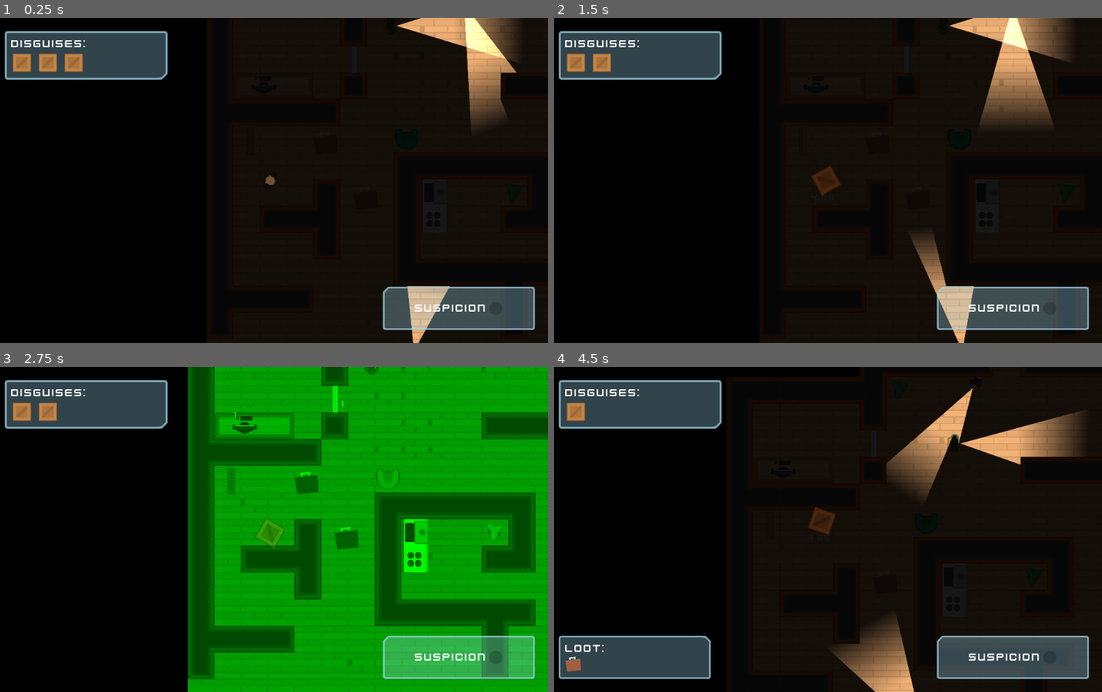
Above: before the commit, frames 1-4 (two rows, left to right).
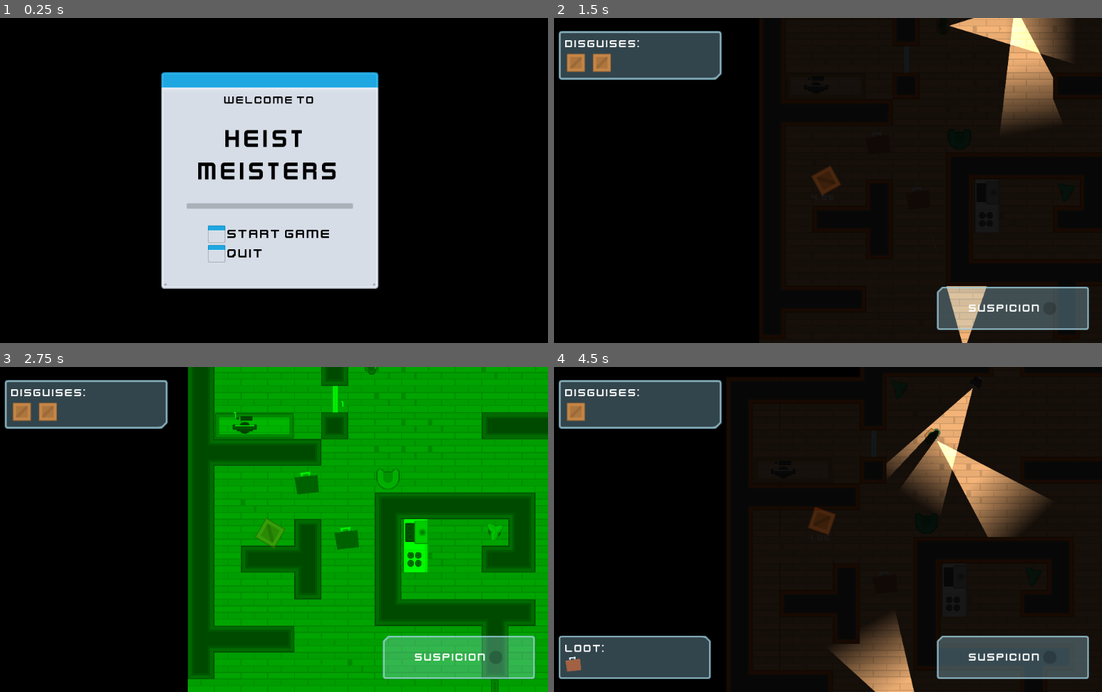
Above: after the commit, the same moments.

Repository: oboshape-godot/4-Heist-Meisters-3.2
Game: Godot game, scene res://Scenes/Levels/Lobby.tscn
Two runs of this game, one before a commit and one after it. Both use one fixed random seed, a clock stepped at 60 frames per second and the inputs below. Before the commit the project starts from res://Scenes/Levels/Level1.tscn. Sound files missing from this copy of the repository are replaced by a short silence.
Inputs (mouse positions are in pixels of both pictures, inside the frame that each line leads up to):
- Up to frame 1 (0.25 s): no input
- Up to frame 2 (1.5 s): click (773, 235) at 0.52 s; move the mouse to (806, 141) at 1.27 s; hold D (move_right) from 1.28 s (still down); tap E (toggle_disguise) at 1.35 s; click (806, 141) at 1.42 s
- Up to frame 3 (2.75 s): move the mouse to (345, 409) at 2.02 s; release D (move_right) at 2.03 s; hold S (move_down) from 2.03 s (still down); tap Space (toggle_vision_mode) at 2.1 s; click (345, 409) at 2.17 s
- Up to frame 4 (4.5 s): move the mouse to (800, 425) at 2.77 s; release S (move_down) at 2.78 s; hold D (move_right) 2.78-3.53 s; tap E (toggle_disguise) at 2.85, 4.35 s; click (800, 425) at 2.92 s; move the mouse to (795, 594) at 3.52 s; hold W (move_up) 3.53-4.28 s; tap Space (toggle_vision_mode) at 3.6 s; click (795, 594) at 3.67 s; move the mouse to (992, 578) at 4.27 s; hold A (move_left) from 4.28 s (still down)

The runs differ from the first frame. In frame 1, 37% of the frame differs, in the area x 0-98%, y 0-100%; in frame 2, 2.5%; in frame 3, 0.1%; in frame 4, 5.3%.

Commit message:
added lobby, win, lose scenes

Diff:
--- a/Interface/SuspicionMeter.gd
+++ b/Interface/SuspicionMeter.gd
@@ -13,7 +13,8 @@
 func player_seen() -> void:
 	value += step * suspicion_multiplier
 	if value >= max_value:
-		end_game()
+		if get_tree().change_scene("res://Scenes/Levels/LoseScreen.tscn") !=OK :
+			print("error changing scene in suspicion script")
 
 
 func end_game() -> void:
--- a/Interface/White_Label_text_style.tres
+++ b/Interface/White_Label_text_style.tres
@@ -20,7 +20,7 @@
 
 [resource]
 default_font = SubResource( 7 )
-ItemList/colors/font_color = Color( 0.63, 0.63, 0.63, 1 )
+ItemList/colors/font_color = Color( 0, 0, 0, 1 )
 ItemList/colors/font_color_selected = Color( 1, 1, 1, 1 )
 ItemList/colors/guide_color = Color( 0, 0, 0, 0.1 )
 ItemList/constants/hseparation = 4
--- /dev/null
+++ b/Scenes/BackgroundMusic.tscn
@@ -0,0 +1,8 @@
+[gd_scene load_steps=2 format=2]
+
+[ext_resource path="res://Imported Assets/SFX/Music/StealthintheWoods.ogg" type="AudioStream" id=1]
+
+[node name="AudioStreamPlayer" type="AudioStreamPlayer"]
+stream = ExtResource( 1 )
+volume_db = -15.0
+autoplay = true
--- a/Scenes/Exit.gd
+++ b/Scenes/Exit.gd
@@ -4,4 +4,4 @@
 
 func _on_Area2D_body_entered(_body):
 	if _body.has_node("Briefcase"):
-		get_tree().quit()
+		get_tree().change_scene("res://Scenes/Levels/WinScreen.tscn")
--- a/Scenes/Levels/Level1.tscn
+++ b/Scenes/Levels/Level1.tscn
@@ -771,7 +771,7 @@
 position = Vector2( 1154.69, 101.765 )
 
 [node name="Door" parent="Doors" index="0" instance=ExtResource( 6 )]
-position = Vector2( 104.954, 356.347 )
+position = Vector2( 735.244, 864.437 )
 rotation = -1.57079
 
 [node name="Door2" parent="Doors" index="1" instance=ExtResource( 6 )]
--- /dev/null
+++ b/Scenes/Levels/Lobby.gd
@@ -0,0 +1,11 @@
+extends Control
+
+
+
+func _on_StartButton_pressed():
+	if get_tree().change_scene("res://Scenes/Levels/Level1.tscn") != OK:
+		print ("error changing scene on Lobby")
+
+
+func _on_QuitButton_pressed():
+	get_tree().quit()
--- /dev/null
+++ b/Scenes/Levels/Lobby.tscn
@@ -0,0 +1,168 @@
+[gd_scene load_steps=12 format=2]
+
+[ext_resource path="res://Imported Assets/GFX/Interface/Fonts/kenvector_future_thin.ttf" type="DynamicFontData" id=1]
+[ext_resource path="res://Imported Assets/GFX/Interface/Fonts/kenvector_future.ttf" type="DynamicFontData" id=2]
+[ext_resource path="res://Interface/White_Label_text_style.tres" type="Theme" id=3]
+[ext_resource path="res://Interface/NumPadThemeMain.tres" type="Theme" id=4]
+[ext_resource path="res://Scenes/Levels/Lobby.gd" type="Script" id=5]
+[ext_resource path="res://Imported Assets/GFX/Interface/PNG/metalPanel_blue.png" type="Texture" id=6]
+[ext_resource path="res://Imported Assets/GFX/Interface/PNG/barHorizontal_shadow_mid.png" type="Texture" id=7]
+[ext_resource path="res://Imported Assets/GFX/Interface/PNG/barHorizontal_shadow_right.png" type="Texture" id=8]
+[ext_resource path="res://Imported Assets/GFX/Interface/PNG/barHorizontal_shadow_left.png" type="Texture" id=9]
+
+[sub_resource type="DynamicFont" id=1]
+size = 50
+font_data = ExtResource( 1 )
+
+[sub_resource type="DynamicFont" id=2]
+size = 24
+font_data = ExtResource( 2 )
+
+[node name="Lobby" type="Control"]
+anchor_right = 1.0
+anchor_bottom = 1.0
+script = ExtResource( 5 )
+__meta__ = {
+"_edit_use_anchors_": false
+}
+
+[node name="CenterContainer" type="CenterContainer" parent="."]
+anchor_right = 1.0
+anchor_bottom = 1.0
+__meta__ = {
+"_edit_use_anchors_": false
+}
+
+[node name="background" type="NinePatchRect" parent="CenterContainer"]
+margin_left = 312.0
+margin_top = 100.0
+margin_right = 712.0
+margin_bottom = 500.0
+rect_min_size = Vector2( 400, 400 )
+texture = ExtResource( 6 )
+patch_margin_left = 15
+patch_margin_top = 30
+patch_margin_right = 15
+patch_margin_bottom = 15
+
+[node name="VBoxContainer" type="VBoxContainer" parent="CenterContainer/background"]
+anchor_right = 1.0
+anchor_bottom = 1.0
+margin_left = 12.0
+margin_top = 40.0
+margin_right = -12.0
+margin_bottom = -12.0
+custom_constants/separation = 31
+__meta__ = {
+"_edit_use_anchors_": false
+}
+
+[node name="welcome label" type="Label" parent="CenterContainer/background/VBoxContainer"]
+margin_right = 376.0
+margin_bottom = 23.0
+theme = ExtResource( 4 )
+text = "WELCOME TO"
+align = 1
+valign = 1
+
+[node name="title label" type="Label" parent="CenterContainer/background/VBoxContainer"]
+margin_top = 54.0
+margin_right = 376.0
+margin_bottom = 171.0
+theme = ExtResource( 4 )
+custom_fonts/font = SubResource( 1 )
+text = "HEIST
+MEISTERS"
+align = 1
+valign = 1
+
+[node name="HBoxContainer" type="HBoxContainer" parent="CenterContainer/background/VBoxContainer"]
+margin_top = 202.0
+margin_right = 376.0
+margin_bottom = 212.0
+custom_constants/separation = 0
+alignment = 1
+
+[node name="left" type="TextureRect" parent="CenterContainer/background/VBoxContainer/HBoxContainer"]
+modulate = Color( 0.960784, 0.0431373, 0.0431373, 1 )
+margin_left = 35.0
+margin_right = 38.0
+margin_bottom = 10.0
+rect_min_size = Vector2( 3, 10 )
+texture = ExtResource( 9 )
+expand = true
+
+[node name="middle" type="TextureRect" parent="CenterContainer/background/VBoxContainer/HBoxContainer"]
+modulate = Color( 0.960784, 0.0431373, 0.0431373, 1 )
+margin_left = 38.0
+margin_right = 338.0
+margin_bottom = 10.0
+rect_min_size = Vector2( 300, 0 )
+texture = ExtResource( 7 )
+expand = true
+
+[node name="left2" type="TextureRect" parent="CenterContainer/background/VBoxContainer/HBoxContainer"]
+modulate = Color( 0.960784, 0.0431373, 0.0431373, 1 )
+margin_left = 338.0
+margin_right = 341.0
+margin_bottom = 10.0
+rect_min_size = Vector2( 3, 10 )
+texture = ExtResource( 8 )
+expand = true
+
+[node name="button container" type="CenterContainer" parent="CenterContainer/background/VBoxContainer"]
+margin_top = 243.0
+margin_right = 376.0
+margin_bottom = 311.0
+
+[node name="GridContainer" type="GridContainer" parent="CenterContainer/background/VBoxContainer/button container"]
+margin_left = 74.0
+margin_right = 302.0
+margin_bottom = 68.0
+theme = ExtResource( 3 )
+columns = 2
+
+[node name="StartButton" type="Button" parent="CenterContainer/background/VBoxContainer/button container/GridContainer"]
+margin_right = 32.0
+margin_bottom = 32.0
+rect_min_size = Vector2( 32, 32 )
+rect_clip_content = true
+theme = ExtResource( 4 )
+icon = ExtResource( 6 )
+expand_icon = true
+
+[node name="Label" type="Label" parent="CenterContainer/background/VBoxContainer/button container/GridContainer"]
+margin_left = 36.0
+margin_top = 2.0
+margin_right = 228.0
+margin_bottom = 29.0
+theme = ExtResource( 4 )
+custom_fonts/font = SubResource( 2 )
+text = "Start Game"
+__meta__ = {
+"_edit_use_anchors_": false
+}
+
+[node name="QuitButton" type="Button" parent="CenterContainer/background/VBoxContainer/button container/GridContainer"]
+margin_top = 36.0
+margin_right = 32.0
+margin_bottom = 68.0
+rect_min_size = Vector2( 32, 32 )
+rect_clip_content = true
+theme = ExtResource( 4 )
+icon = ExtResource( 6 )
+expand_icon = true
+
+[node name="Label2" type="Label" parent="CenterContainer/background/VBoxContainer/button container/GridContainer"]
+margin_left = 36.0
+margin_top = 38.0
+margin_right = 228.0
+margin_bottom = 65.0
+theme = ExtResource( 4 )
+custom_fonts/font = SubResource( 2 )
+text = "Quit"
+__meta__ = {
+"_edit_use_anchors_": false
+}
+[connection signal="pressed" from="CenterContainer/background/VBoxContainer/button container/GridContainer/StartButton" to="." method="_on_StartButton_pressed"]
+[connection signal="pressed" from="CenterContainer/background/VBoxContainer/button container/GridContainer/QuitButton" to="." method="_on_QuitButton_pressed"]
--- /dev/null
+++ b/Scenes/Levels/LoseScreen.tscn
@@ -0,0 +1,159 @@
+[gd_scene load_steps=12 format=2]
+
+[ext_resource path="res://Imported Assets/GFX/Interface/Fonts/kenvector_future_thin.ttf" type="DynamicFontData" id=1]
+[ext_resource path="res://Imported Assets/GFX/Interface/Fonts/kenvector_future.ttf" type="DynamicFontData" id=2]
+[ext_resource path="res://Interface/White_Label_text_style.tres" type="Theme" id=3]
+[ext_resource path="res://Interface/NumPadThemeMain.tres" type="Theme" id=4]
+[ext_resource path="res://Scenes/Levels/Lobby.gd" type="Script" id=5]
+[ext_resource path="res://Imported Assets/GFX/Interface/PNG/metalPanel_blue.png" type="Texture" id=6]
+[ext_resource path="res://Imported Assets/GFX/Interface/PNG/barHorizontal_shadow_mid.png" type="Texture" id=7]
+[ext_resource path="res://Imported Assets/GFX/Interface/PNG/barHorizontal_shadow_right.png" type="Texture" id=8]
+[ext_resource path="res://Imported Assets/GFX/Interface/PNG/barHorizontal_shadow_left.png" type="Texture" id=9]
+
+[sub_resource type="DynamicFont" id=1]
+size = 50
+font_data = ExtResource( 1 )
+
+[sub_resource type="DynamicFont" id=2]
+size = 24
+font_data = ExtResource( 2 )
+
+[node name="Lobby" type="Control"]
+anchor_right = 1.0
+anchor_bottom = 1.0
+script = ExtResource( 5 )
+__meta__ = {
+"_edit_use_anchors_": false
+}
+
+[node name="CenterContainer" type="CenterContainer" parent="."]
+anchor_right = 1.0
+anchor_bottom = 1.0
+__meta__ = {
+"_edit_use_anchors_": false
+}
+
+[node name="background" type="NinePatchRect" parent="CenterContainer"]
+margin_left = 312.0
+margin_top = 100.0
+margin_right = 712.0
+margin_bottom = 500.0
+rect_min_size = Vector2( 400, 400 )
+texture = ExtResource( 6 )
+patch_margin_left = 15
+patch_margin_top = 30
+patch_margin_right = 15
+patch_margin_bottom = 15
+
+[node name="VBoxContainer" type="VBoxContainer" parent="CenterContainer/background"]
+anchor_right = 1.0
+anchor_bottom = 1.0
+margin_left = 12.0
+margin_top = 40.0
+margin_right = -12.0
+margin_bottom = -12.0
+custom_constants/separation = 31
+__meta__ = {
+"_edit_use_anchors_": false
+}
+
+[node name="title label" type="Label" parent="CenterContainer/background/VBoxContainer"]
+margin_right = 376.0
+margin_bottom = 117.0
+theme = ExtResource( 4 )
+custom_fonts/font = SubResource( 1 )
+text = "You were
+Caught!"
+align = 1
+valign = 1
+
+[node name="HBoxContainer" type="HBoxContainer" parent="CenterContainer/background/VBoxContainer"]
+margin_top = 148.0
+margin_right = 376.0
+margin_bottom = 158.0
+custom_constants/separation = 0
+alignment = 1
+
+[node name="left" type="TextureRect" parent="CenterContainer/background/VBoxContainer/HBoxContainer"]
+modulate = Color( 0.960784, 0.0431373, 0.0431373, 1 )
+margin_left = 35.0
+margin_right = 38.0
+margin_bottom = 10.0
+rect_min_size = Vector2( 3, 10 )
+texture = ExtResource( 9 )
+expand = true
+
+[node name="middle" type="TextureRect" parent="CenterContainer/background/VBoxContainer/HBoxContainer"]
+modulate = Color( 0.960784, 0.0431373, 0.0431373, 1 )
+margin_left = 38.0
+margin_right = 338.0
+margin_bottom = 10.0
+rect_min_size = Vector2( 300, 0 )
+texture = ExtResource( 7 )
+expand = true
+
+[node name="left2" type="TextureRect" parent="CenterContainer/background/VBoxContainer/HBoxContainer"]
+modulate = Color( 0.960784, 0.0431373, 0.0431373, 1 )
+margin_left = 338.0
+margin_right = 341.0
+margin_bottom = 10.0
+rect_min_size = Vector2( 3, 10 )
+texture = ExtResource( 8 )
+expand = true
+
+[node name="button container" type="CenterContainer" parent="CenterContainer/background/VBoxContainer"]
+margin_top = 189.0
+margin_right = 376.0
+margin_bottom = 257.0
+
+[node name="GridContainer" type="GridContainer" parent="CenterContainer/background/VBoxContainer/button container"]
+margin_left = 110.0
+margin_right = 266.0
+margin_bottom = 68.0
+theme = ExtResource( 3 )
+columns = 2
+
+[node name="StartButton" type="Button" parent="CenterContainer/background/VBoxContainer/button container/GridContainer"]
+margin_right = 32.0
+margin_bottom = 32.0
+rect_min_size = Vector2( 32, 32 )
+rect_clip_content = true
+theme = ExtResource( 4 )
+icon = ExtResource( 6 )
+expand_icon = true
+
+[node name="Label" type="Label" parent="CenterContainer/background/VBoxContainer/button container/GridContainer"]
+margin_left = 36.0
+margin_top = 2.0
+margin_right = 156.0
+margin_bottom = 29.0
+theme = ExtResource( 4 )
+custom_fonts/font = SubResource( 2 )
+text = "Replay"
+__meta__ = {
+"_edit_use_anchors_": false
+}
+
+[node name="QuitButton" type="Button" parent="CenterContainer/background/VBoxContainer/button container/GridContainer"]
+margin_top = 36.0
+margin_right = 32.0
+margin_bottom = 68.0
+rect_min_size = Vector2( 32, 32 )
+rect_clip_content = true
+theme = ExtResource( 4 )
+icon = ExtResource( 6 )
+expand_icon = true
+
+[node name="Label2" type="Label" parent="CenterContainer/background/VBoxContainer/button container/GridContainer"]
+margin_left = 36.0
+margin_top = 38.0
+margin_right = 156.0
+margin_bottom = 65.0
+theme = ExtResource( 4 )
+custom_fonts/font = SubResource( 2 )
+text = "Quit"
+__meta__ = {
+"_edit_use_anchors_": false
+}
+[connection signal="pressed" from="CenterContainer/background/VBoxContainer/button container/GridContainer/StartButton" to="." method="_on_StartButton_pressed"]
+[connection signal="pressed" from="CenterContainer/background/VBoxContainer/button container/GridContainer/QuitButton" to="." method="_on_QuitButton_pressed"]
--- /dev/null
+++ b/Scenes/Levels/WinScreen.tscn
@@ -0,0 +1,159 @@
+[gd_scene load_steps=12 format=2]
+
+[ext_resource path="res://Imported Assets/GFX/Interface/Fonts/kenvector_future_thin.ttf" type="DynamicFontData" id=1]
+[ext_resource path="res://Imported Assets/GFX/Interface/Fonts/kenvector_future.ttf" type="DynamicFontData" id=2]
+[ext_resource path="res://Interface/White_Label_text_style.tres" type="Theme" id=3]
+[ext_resource path="res://Interface/NumPadThemeMain.tres" type="Theme" id=4]
+[ext_resource path="res://Scenes/Levels/Lobby.gd" type="Script" id=5]
+[ext_resource path="res://Imported Assets/GFX/Interface/PNG/metalPanel_blue.png" type="Texture" id=6]
+[ext_resource path="res://Imported Assets/GFX/Interface/PNG/barHorizontal_shadow_mid.png" type="Texture" id=7]
+[ext_resource path="res://Imported Assets/GFX/Interface/PNG/barHorizontal_shadow_right.png" type="Texture" id=8]
+[ext_resource path="res://Imported Assets/GFX/Interface/PNG/barHorizontal_shadow_left.png" type="Texture" id=9]
+
+[sub_resource type="DynamicFont" id=1]
+size = 50
+font_data = ExtResource( 1 )
+
+[sub_resource type="DynamicFont" id=2]
+size = 24
+font_data = ExtResource( 2 )
+
+[node name="Lobby" type="Control"]
+anchor_right = 1.0
+anchor_bottom = 1.0
+script = ExtResource( 5 )
+__meta__ = {
+"_edit_use_anchors_": false
+}
+
+[node name="CenterContainer" type="CenterContainer" parent="."]
+anchor_right = 1.0
+anchor_bottom = 1.0
+__meta__ = {
+"_edit_use_anchors_": false
+}
+
+[node name="background" type="NinePatchRect" parent="CenterContainer"]
+margin_left = 312.0
+margin_top = 100.0
+margin_right = 712.0
+margin_bottom = 500.0
+rect_min_size = Vector2( 400, 400 )
+texture = ExtResource( 6 )
+patch_margin_left = 15
+patch_margin_top = 30
+patch_margin_right = 15
+patch_margin_bottom = 15
+
+[node name="VBoxContainer" type="VBoxContainer" parent="CenterContainer/background"]
+anchor_right = 1.0
+anchor_bottom = 1.0
+margin_left = 12.0
+margin_top = 40.0
+margin_right = -12.0
+margin_bottom = -12.0
+custom_constants/separation = 31
+__meta__ = {
+"_edit_use_anchors_": false
+}
+
+[node name="title label" type="Label" parent="CenterContainer/background/VBoxContainer"]
+margin_right = 376.0
+margin_bottom = 117.0
+theme = ExtResource( 4 )
+custom_fonts/font = SubResource( 1 )
+text = "You
+Escaped!"
+align = 1
+valign = 1
+
+[node name="HBoxContainer" type="HBoxContainer" parent="CenterContainer/background/VBoxContainer"]
+margin_top = 148.0
+margin_right = 376.0
+margin_bottom = 158.0
+custom_constants/separation = 0
+alignment = 1
+
+[node name="left" type="TextureRect" parent="CenterContainer/background/VBoxContainer/HBoxContainer"]
+modulate = Color( 0.960784, 0.0431373, 0.0431373, 1 )
+margin_left = 35.0
+margin_right = 38.0
+margin_bottom = 10.0
+rect_min_size = Vector2( 3, 10 )
+texture = ExtResource( 9 )
+expand = true
+
+[node name="middle" type="TextureRect" parent="CenterContainer/background/VBoxContainer/HBoxContainer"]
+modulate = Color( 0.960784, 0.0431373, 0.0431373, 1 )
+margin_left = 38.0
+margin_right = 338.0
+margin_bottom = 10.0
+rect_min_size = Vector2( 300, 0 )
+texture = ExtResource( 7 )
+expand = true
+
+[node name="left2" type="TextureRect" parent="CenterContainer/background/VBoxContainer/HBoxContainer"]
+modulate = Color( 0.960784, 0.0431373, 0.0431373, 1 )
+margin_left = 338.0
+margin_right = 341.0
+margin_bottom = 10.0
+rect_min_size = Vector2( 3, 10 )
+texture = ExtResource( 8 )
+expand = true
+
+[node name="button container" type="CenterContainer" parent="CenterContainer/background/VBoxContainer"]
+margin_top = 189.0
+margin_right = 376.0
+margin_bottom = 257.0
+
+[node name="GridContainer" type="GridContainer" parent="CenterContainer/background/VBoxContainer/button container"]
+margin_left = 83.0
+margin_right = 293.0
+margin_bottom = 68.0
+theme = ExtResource( 3 )
+columns = 2
+
+[node name="StartButton" type="Button" parent="CenterContainer/background/VBoxContainer/button container/GridContainer"]
+margin_right = 32.0
+margin_bottom = 32.0
+rect_min_size = Vector2( 32, 32 )
+rect_clip_content = true
+theme = ExtResource( 4 )
+icon = ExtResource( 6 )
+expand_icon = true
+
+[node name="Label" type="Label" parent="CenterContainer/background/VBoxContainer/button container/GridContainer"]
+margin_left = 36.0
+margin_top = 2.0
+margin_right = 210.0
+margin_bottom = 29.0
+theme = ExtResource( 4 )
+custom_fonts/font = SubResource( 2 )
+text = "Play Again"
+__meta__ = {
+"_edit_use_anchors_": false
+}
+
+[node name="QuitButton" type="Button" parent="CenterContainer/background/VBoxContainer/button container/GridContainer"]
+margin_top = 36.0
+margin_right = 32.0
+margin_bottom = 68.0
+rect_min_size = Vector2( 32, 32 )
+rect_clip_content = true
+theme = ExtResource( 4 )
+icon = ExtResource( 6 )
+expand_icon = true
+
+[node name="Label2" type="Label" parent="CenterContainer/background/VBoxContainer/button container/GridContainer"]
+margin_left = 36.0
+margin_top = 38.0
+margin_right = 210.0
+margin_bottom = 65.0
+theme = ExtResource( 4 )
+custom_fonts/font = SubResource( 2 )
+text = "Quit"
+__meta__ = {
+"_edit_use_anchors_": false
+}
+[connection signal="pressed" from="CenterContainer/background/VBoxContainer/button container/GridContainer/StartButton" to="." method="_on_StartButton_pressed"]
+[connection signal="pressed" from="CenterContainer/background/VBoxContainer/button container/GridContainer/QuitButton" to="." method="_on_QuitButton_pressed"]
--- a/project.godot
+++ b/project.godot
@@ -27,12 +27,13 @@
 [application]
 
 config/name="Heist Mesiters GD"
-run/main_scene="res://Scenes/Levels/Level1.tscn"
+run/main_scene="res://Scenes/Levels/Lobby.tscn"
 config/icon="res://icon.png"
 
 [autoload]
 
 CombinationGenerator="*res://Scenes/Doors/CombinationGenerator.gd"
+BackgroundMusic="*res://Scenes/BackgroundMusic.tscn"
 
 [input]
 
@@ -103,5 +104,6 @@
 
 [rendering]
 
+quality/driver/driver_name="GLES2"
 environment/default_clear_color=Color( 0, 0, 0, 1 )
 environment/default_environment="res://default_env.tres"
